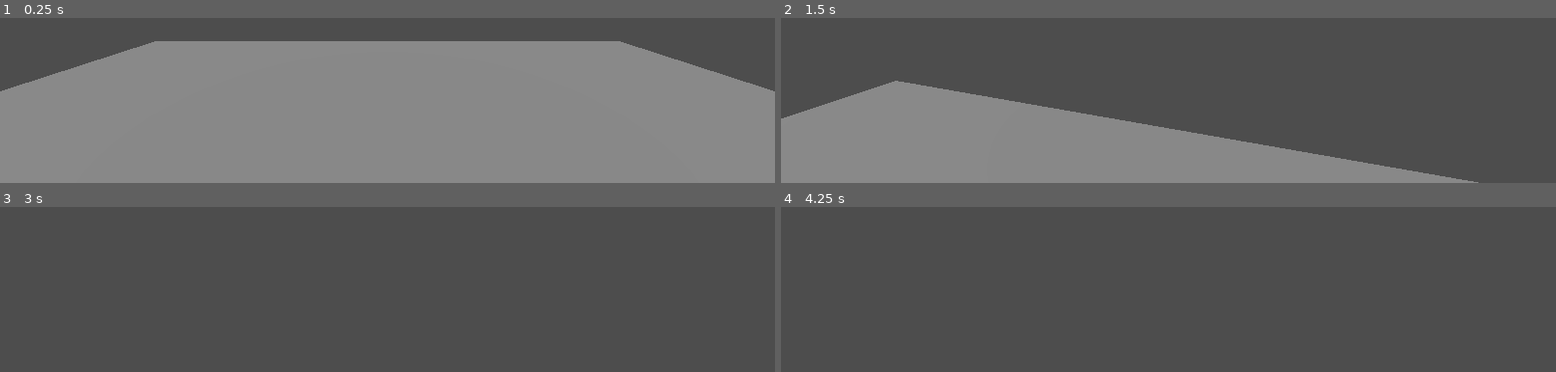
Above: before the commit, frames 1-4 (two rows, left to right).
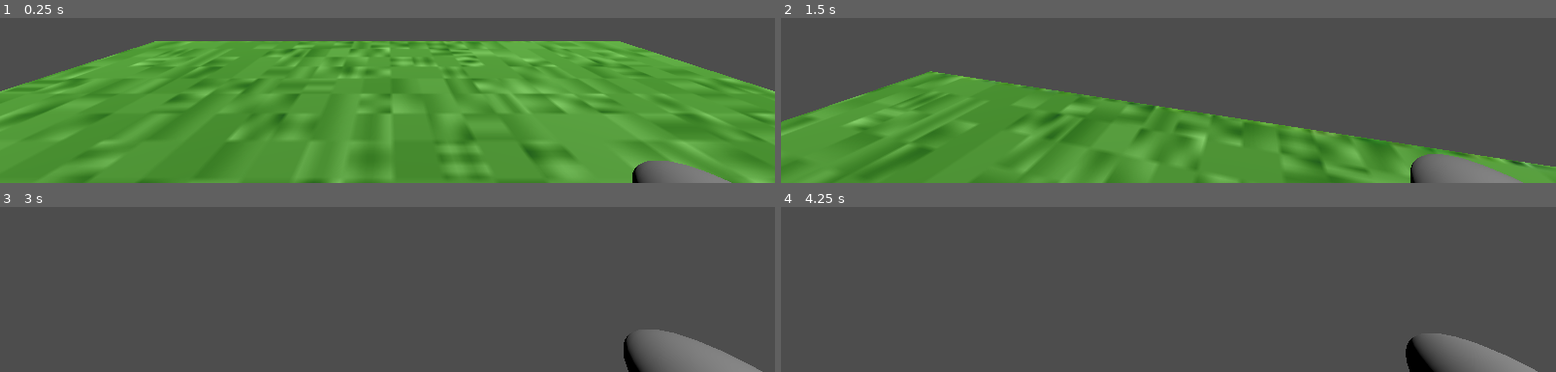
Above: after the commit, the same moments.

Repository: arrowira/DarkFantasyRPG
Game: Godot game, scene res://Scenes/Main.tscn
The game is run twice, just before and just after one commit, with the same random seed, the same clock (stepped at 60 frames per second) and the same inputs.
Inputs (mouse positions are in pixels of both pictures, inside the frame that each line leads up to):
- Up to frame 1 (0.25 s): no input
- Up to frame 2 (1.5 s): move the mouse to (outside the picture) at 0.52 s; hold Space (Jump) 0.53-1.28 s; hold W (Forward) from 0.53 s (still down); move the mouse to (outside the picture) at 1.27 s; tap Space (Jump) at 1.35 s
- Up to frame 3 (3 s): keep holding W (Forward); tap Space (Jump) at 1.52, 1.82, 2.85 s; move the mouse to (outside the picture) at 2.02 s; hold Space (Jump) 2.03-2.78 s; tap Enter at 2.75 s; move the mouse to (outside the picture) at 2.77 s
- Up to frame 4 (4.25 s): keep holding W (Forward); tap Space (Jump) at 3.02, 3.32, 3.5 s; move the mouse to (outside the picture) at 3.52 s; hold Space (Jump) from 3.53 s (still down)

The runs differ from the first frame. In frame 1, 79% of the frame differs, in the area x 0-100%, y 14-100%; in frame 2, 41%; in frame 3, 2.3%; in frame 4, 1.9%.

Commit message:
Rudimentary Hand

Diff:
--- a/dark-fantasy-rpg/Scenes/Main.tscn
+++ b/dark-fantasy-rpg/Scenes/Main.tscn
@@ -1,6 +1,10 @@
-[gd_scene load_steps=4 format=3 uid="uid://b5o2jc4gm3fue"]
+[gd_scene load_steps=6 format=3 uid="uid://b5o2jc4gm3fue"]
 
 [ext_resource type="PackedScene" uid="uid://h3rweylpaqkv" path="res://Scenes/Player.tscn" id="1_r150o"]
+[ext_resource type="Texture2D" uid="uid://cc0b2kjbdj5xv" path="res://Textures/Grass-min.jpg" id="2_idj7w"]
+
+[sub_resource type="StandardMaterial3D" id="StandardMaterial3D_kln2b"]
+albedo_texture = ExtResource("2_idj7w")
 
 [sub_resource type="BoxMesh" id="BoxMesh_r150o"]
 
@@ -15,6 +19,7 @@
 
 [node name="Ground" type="MeshInstance3D" parent="."]
 transform = Transform3D(14.494624, 0, 0, 0, 1, 0, 0, 0, 18.329693, 0, -2.3781414, 0)
+material_override = SubResource("StandardMaterial3D_kln2b")
 mesh = SubResource("BoxMesh_r150o")
 
 [node name="StaticBody3D" type="StaticBody3D" parent="Ground"]
--- a/dark-fantasy-rpg/Scenes/Player.tscn
+++ b/dark-fantasy-rpg/Scenes/Player.tscn
@@ -6,8 +6,13 @@
 
 [sub_resource type="CapsuleMesh" id="CapsuleMesh_rpqav"]
 
+[sub_resource type="CapsuleMesh" id="CapsuleMesh_kyqiw"]
+
 [node name="Player" type="CharacterBody3D"]
 script = ExtResource("1_rpqav")
+
+[node name="LookDir" type="Node3D" parent="."]
+transform = Transform3D(1, 0, 0, 0, 1, 0, 0, 0, 1, 0, 0.5821194, -0.7340088)
 
 [node name="Collider" type="CollisionShape3D" parent="."]
 shape = SubResource("CapsuleShape3D_qbkls")
@@ -15,3 +20,7 @@
 [node name="Body" type="MeshInstance3D" parent="."]
 mesh = SubResource("CapsuleMesh_rpqav")
 skeleton = NodePath("../..")
+
+[node name="MeshInstance3D" type="MeshInstance3D" parent="."]
+transform = Transform3D(0.13586639, 0, 0, 0, -0.009548455, 0.1582381, 0, -0.3517381, -0.00429561, 0.43928495, 0.31420216, -0.48791033)
+mesh = SubResource("CapsuleMesh_kyqiw")
--- a/dark-fantasy-rpg/Scripts/PlayerMovement.gd
+++ b/dark-fantasy-rpg/Scripts/PlayerMovement.gd
@@ -1,8 +1,11 @@
 extends CharacterBody3D
 
 var PlayerSpeed = 1
+
 var Jump = false
 var JumpVelocity = 2
+var JumpSlowMod = 0.5
+
 var Gravity = 0
 var Grounded = false
 var Friction = 0.9
@@ -21,7 +24,7 @@
 	if(Grounded == true):
 		velocity+=Dir*PlayerSpeed
 	else:
-		velocity+=Dir*(PlayerSpeed*0.6)
+		velocity+=Dir*(PlayerSpeed*JumpSlowMod)
 	velocity.x*=Friction
 	velocity.z*=Friction
 
Not shown: 1 places in dark-fantasy-rpg/Scenes/Player.tscn that only renumber resources
Binary file added: dark-fantasy-rpg/Textures/Grass-min.jpg
Not shown, added: dark-fantasy-rpg/Textures/Grass-min.jpg.import
